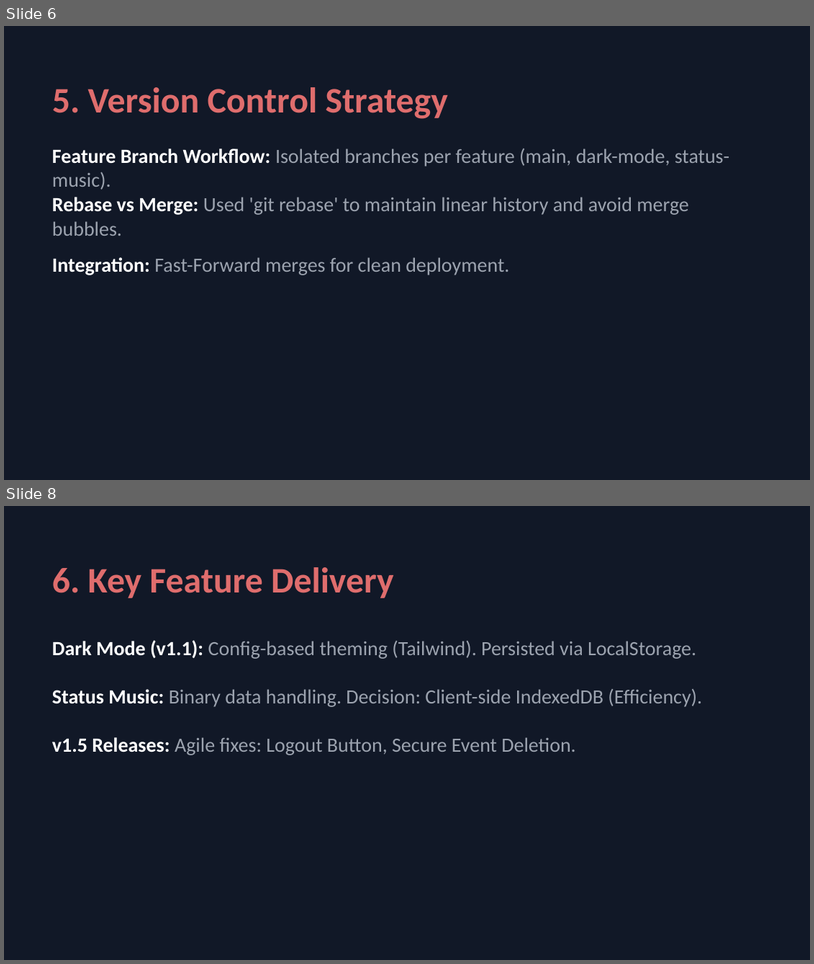
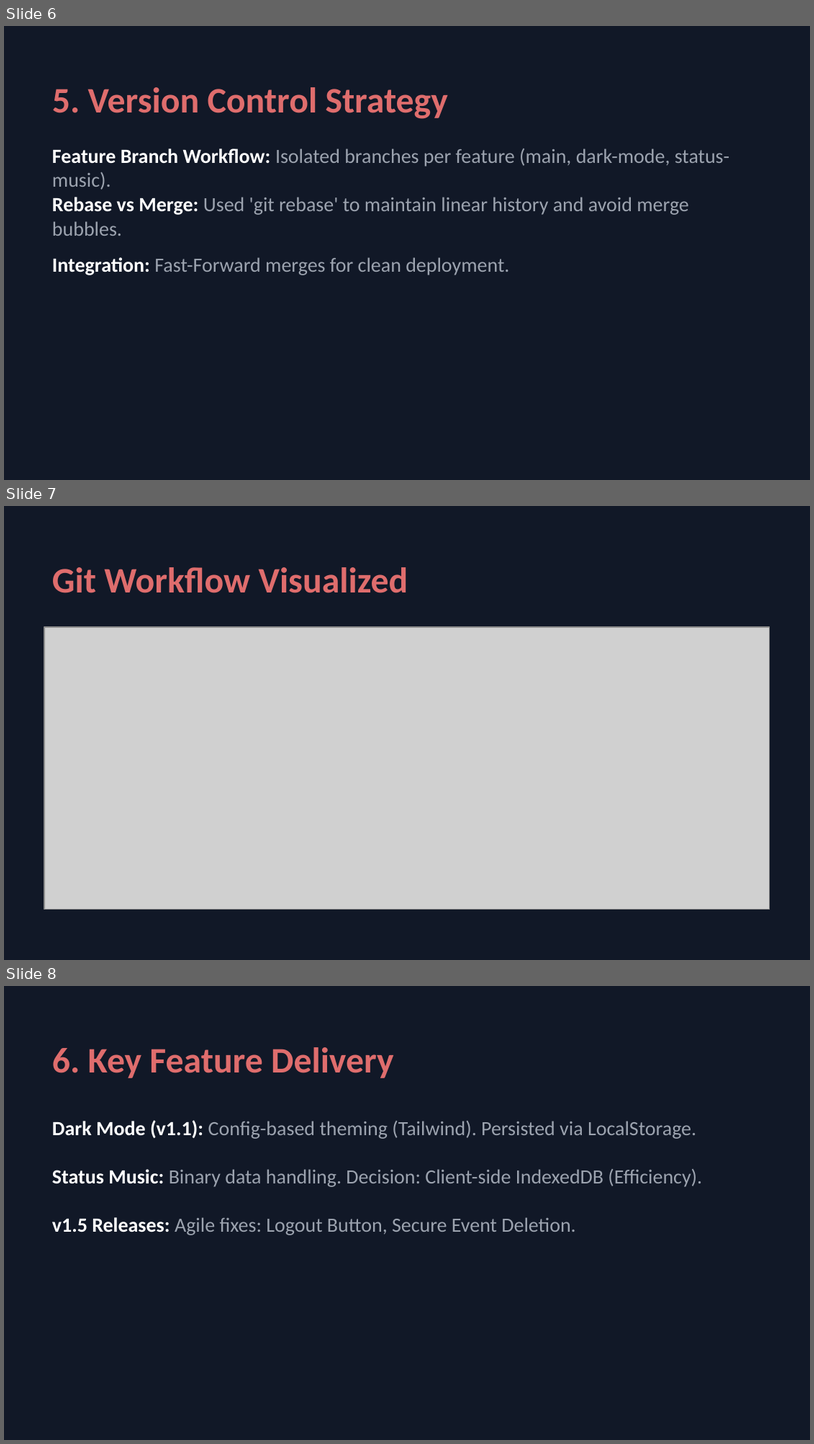
Before and after one commit to AyushAgrawal2004/CircleUp, a slide deck: CircleUp_Presentation.pptx. Shown one above the other, each under a label of ours: slides 6 and 8 before the commit, slides 6, 7 and 8 after it; the slides between them are not shown. The pictures are 814x964 and 814x1444 pixels, drawn with LibreOffice and Linux fonts; fonts in the diff are those of the drawing; grey boxes stand for pictures. Boxes give left, top, right and bottom in pixels: in the first picture for what was removed or moved away, otherwise in the second. Text is boxed around its words. In the diff, an @@ line names an element or a change of style, - is before the commit and + after.

Commit message:
docs: embed workflow diagram image in pptx

```diff
--- a/CircleUp_Presentation.pptx
+++ b/CircleUp_Presentation.pptx
@@ slide 7 added at (x1=4, y1=506, x2=810, y2=960), background #111827 @@
@@ text added at (x1=52, y1=567, x2=409, y2=593), 32 pt, text #DF6D6D, bold @@
+Git Workflow Visualized
@@ picture added at (x1=44, y1=627, x2=770, y2=909) @@
```
Also in this commit, not shown: 1 slide removed, 3 other files.
